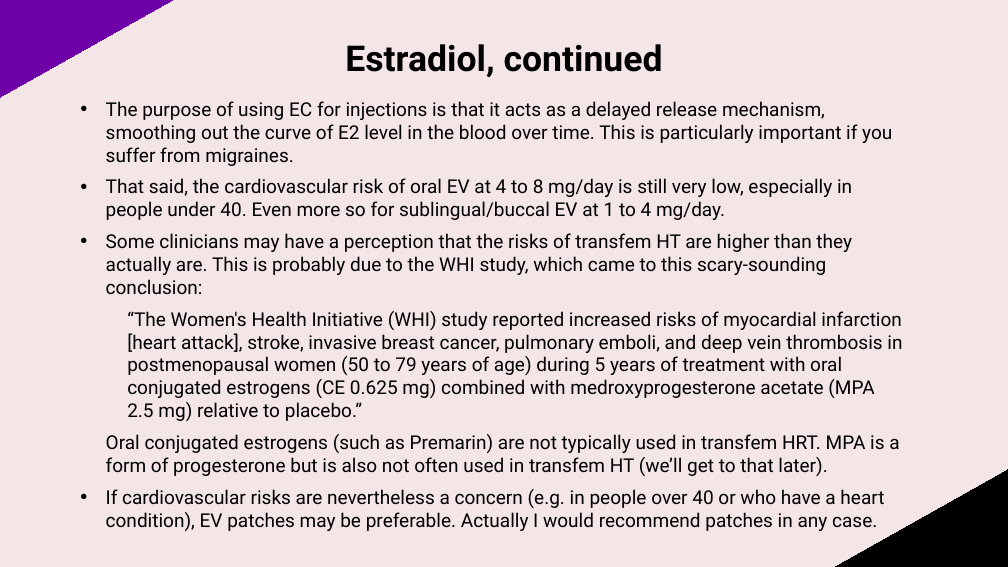
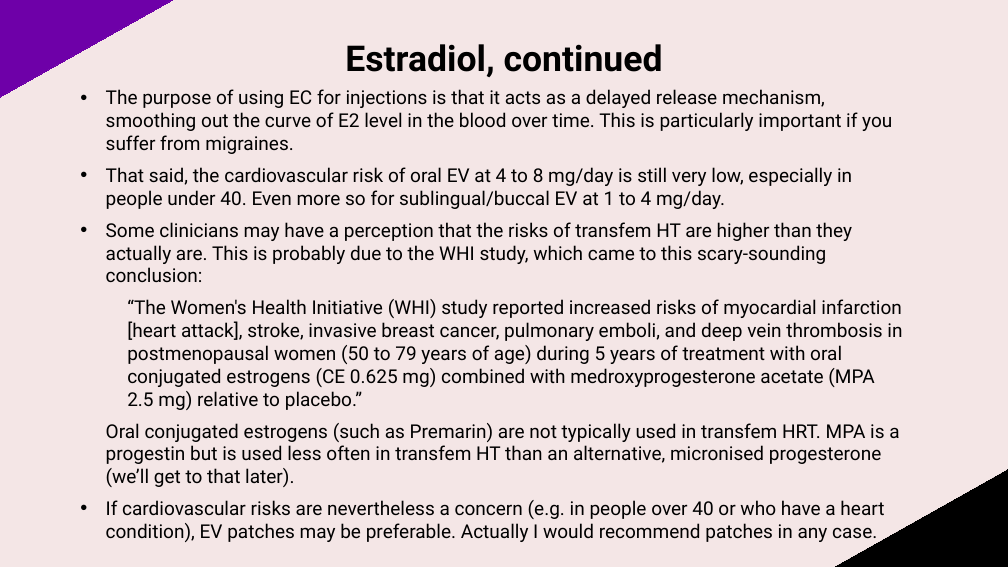
Before and after one commit to daira/transhealth, a slide deck: slide 71 of Chemistry Politics Transphobia.odp. Drawn at 1008x567 pixels with LibreOffice and Linux fonts; fonts in the diff are those of the drawing. Boxes give left, top, right and bottom in pixels: in the first picture for what was removed or moved away, otherwise in the second. Text is boxed around its words. In the diff, an @@ line names an element or a change of style, - is before the commit and + after.

Commit message:
MPA is a progestin; it's more precise to say that instead of "form of progesterone".

```diff
--- a/Chemistry Politics Transphobia.odp
+++ b/Chemistry Politics Transphobia.odp
@@ subtitle at bbox=[106, 423, 899, 487]: text changed @@
-Oral conjugated estrogens (such as Premarin) are not typically used in transfem HRT. MPA is a form of progesterone but is also not often used in transfem HT (we’ll get to that later).
+Oral conjugated estrogens (such as Premarin) are not typically used in transfem HRT. MPA is a progestin but is used less often in transfem HT than an alternative, micronised progesterone (we’ll get to that later).
```
Also in this commit, not shown: 1 other file.
